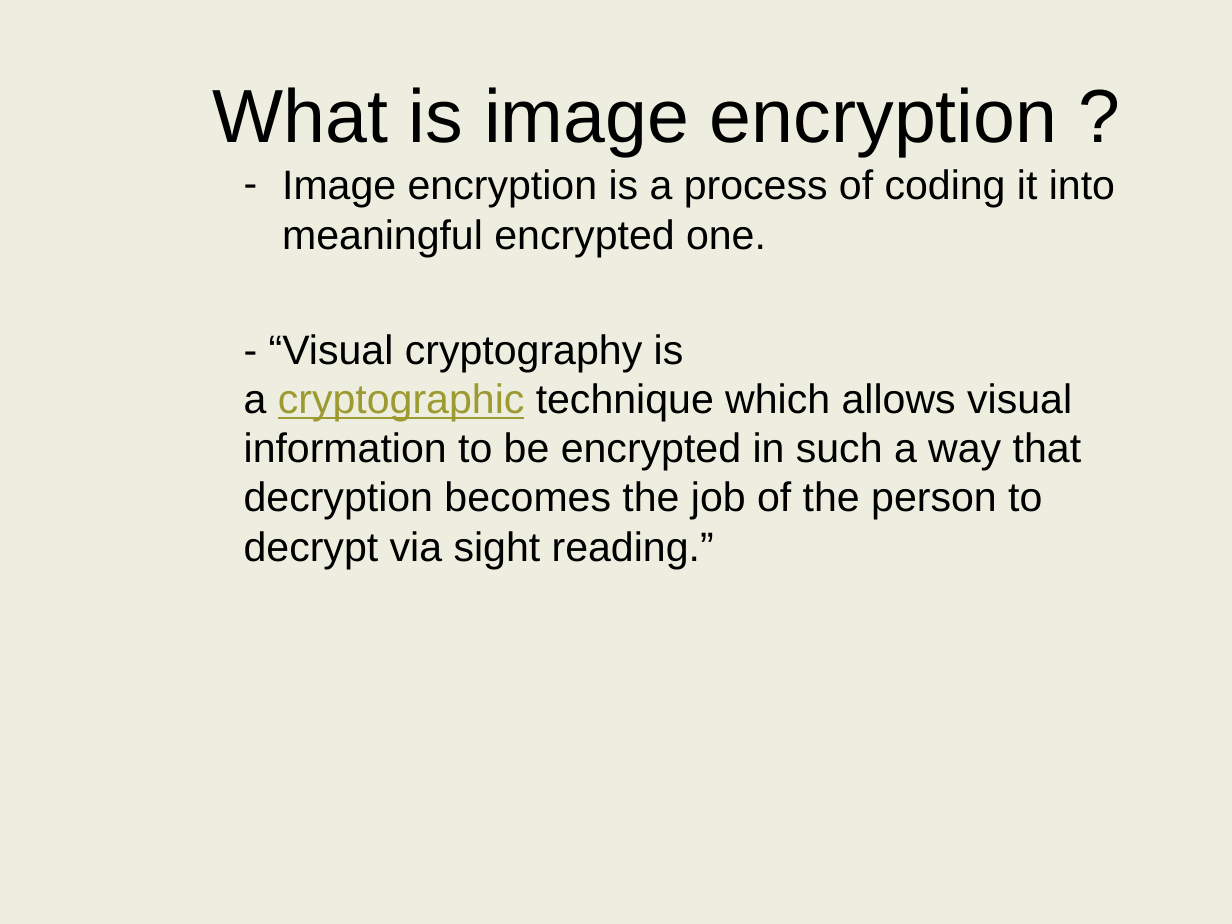
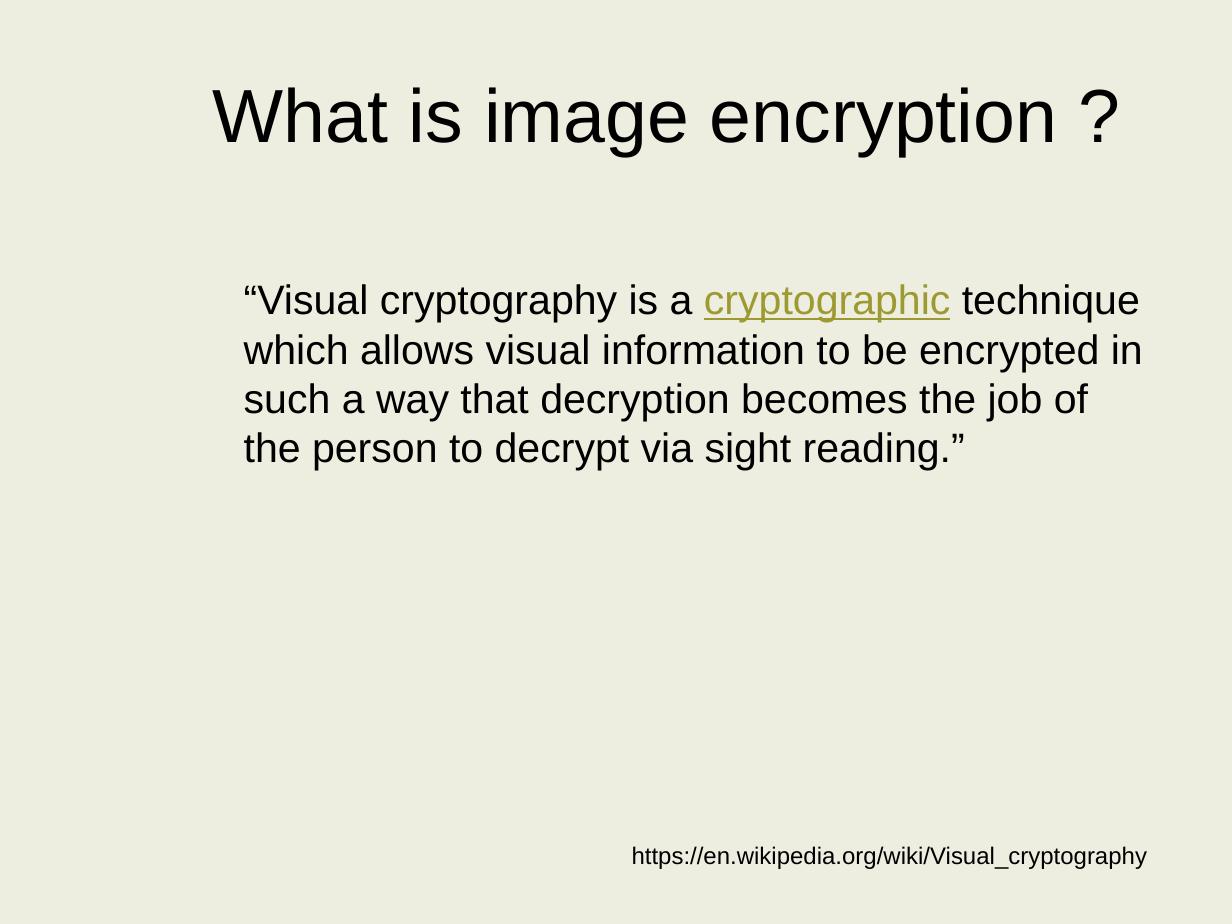
Before and after one commit to harropda/DIVVY-PIC, a slide deck: slide 2 of Image Encryption.pptx. Drawn at 1232x924 pixels with LibreOffice and Linux fonts; fonts in the diff are those of the drawing; background and template pictures are left out. Boxes give left, top, right and bottom in pixels: in the first picture for what was removed or moved away, otherwise in the second. Text is boxed around its words. In the diff, an @@ line names an element or a change of style, - is before the commit and + after.

```diff
--- a/Image Encryption.pptx
+++ b/Image Encryption.pptx
@@ text at (244,284,1147,869): text changed @@
-  – Image encryption is a process of coding it into meaningful encrypted one.
-  - “Visual cryptography is a cryptographic technique which allows visual information to be encrypted in such a way that decryption becomes the job of the person to decrypt via sight reading.”
+  “Visual cryptography is a cryptographic technique which allows visual information to be encrypted in such a way that decryption becomes the job of the person to decrypt via sight reading.”
+  https://en.wikipedia.org/wiki/Visual_cryptography
```
Also in this commit, not shown: 1 other slide changed, 5 slides added, 2 slides removed.
